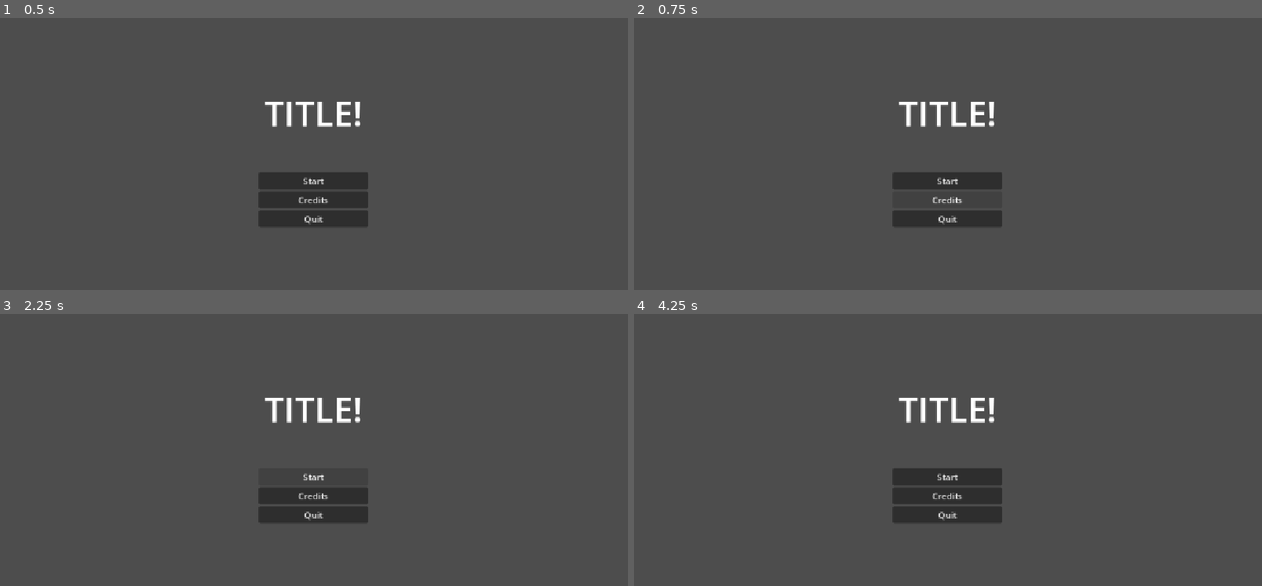
Above: before the commit, frames 1-4 (two rows, left to right).
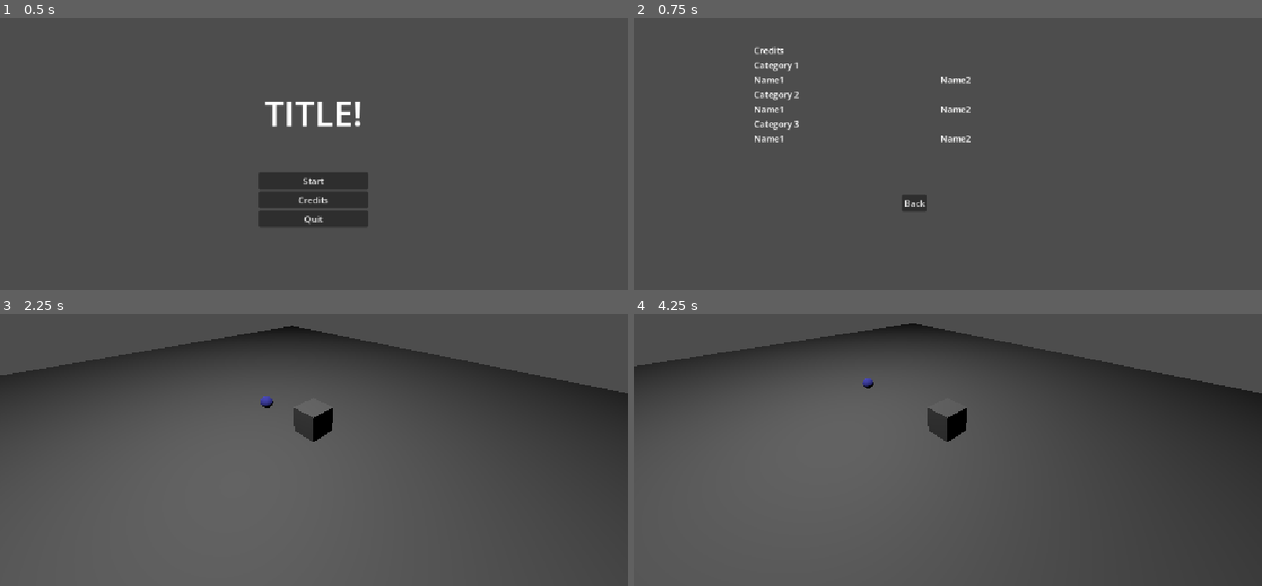
Above: after the commit, the same moments.

Repository: notred27/GMTK_2026
Game: Godot game, scene res://menus/main_menu.tscn
The game is run twice, just before and just after one commit, with the same random seed, the same clock (stepped at 60 frames per second) and the same inputs. This scene is started directly instead of the project's main scene.
Inputs (mouse positions are in pixels of both pictures, inside the frame that each line leads up to):
- Up to frame 1 (0.5 s): no input
- Up to frame 2 (0.75 s): click "Credits" at 0.5 s
- Up to frame 3 (2.25 s): click (282, 498) at 1.25 s, where only the run after the commit has a clickable "Back"; click "Start" at 2 s
- Up to frame 4 (4.25 s): click (948, 477) at 2.75 s, where only the run before the commit has a clickable "Start"; tap Enter at 3.5 s; move the mouse to (1086, 392) at 3.52 s; hold D (right) from 3.53 s (still down); tap E (interact) at 3.6 s

Frame 1 is identical in both runs. In frame 2, 3.6% of the frame differs, in the area x 19-59%, y 10-77%; in frame 3, 12%; in frame 4, 13%, in the area x 0-100%, y 3-78%.

Commit message:
Added menu screens
Also started an energy timer for the player, will connect logic to the sky

Diff:
--- a/gmtk-2026/main.tscn
+++ b/gmtk-2026/main.tscn
@@ -2,7 +2,6 @@
 
 [ext_resource type="PackedScene" uid="uid://c3cmojtfo1iom" path="res://player/Player.tscn" id="1_ig7tw"]
 [ext_resource type="PackedScene" uid="uid://cmxwffrtmbuiy" path="res://interaction/interactable.tscn" id="2_0xm2m"]
-[ext_resource type="PackedScene" uid="uid://duect7eyt6anm" path="res://sky.tscn" id="3_h2yge"]
 
 [sub_resource type="BoxShape3D" id="BoxShape3D_68yga"]
 size = Vector3(35.823547, 1, 35.888046)
@@ -33,5 +32,3 @@
 transform = Transform3D(1, 0, 0, 0, 1, 0, 0, 0, 1, 0, 10.75487, 0)
 light_energy = 4.467
 omni_range = 32.097954
-
-[node name="Sky" parent="." unique_id=1510585989 instance=ExtResource("3_h2yge")]
--- /dev/null
+++ b/gmtk-2026/menus/credits_menu.gd
@@ -0,0 +1,5 @@
+extends Control
+
+
+func _on_back_to_title_pressed() -> void:
+	get_tree().change_scene_to_file("res://menus/main_menu.tscn")
--- /dev/null
+++ b/gmtk-2026/menus/credits_menu.gd.tscn
@@ -0,0 +1,93 @@
+[gd_scene format=3 uid="uid://cxi11tux61fiu"]
+
+[ext_resource type="Script" uid="uid://fsy72tpoxum5" path="res://menus/credits_menu.gd" id="1_iixdl"]
+
+[node name="CreditsMenu_gd" type="Control" unique_id=904517153]
+layout_mode = 3
+anchors_preset = 0
+script = ExtResource("1_iixdl")
+
+[node name="VBoxContainer" type="VBoxContainer" parent="." unique_id=1889866766]
+layout_mode = 1
+anchors_preset = 14
+anchor_top = 0.5
+anchor_right = 1.0
+anchor_bottom = 0.5
+offset_left = 220.0
+offset_top = 44.0
+offset_right = 899.0
+offset_bottom = 534.0
+grow_horizontal = 2
+grow_vertical = 2
+alignment = 1
+
+[node name="Credits" type="Label" parent="VBoxContainer" unique_id=477545831]
+layout_mode = 2
+text = "Credits"
+
+[node name="Cat1" type="Label" parent="VBoxContainer" unique_id=882972778]
+layout_mode = 2
+text = "Category 1"
+
+[node name="CreditRow1" type="GridContainer" parent="VBoxContainer" unique_id=1490010058]
+layout_mode = 2
+size_flags_vertical = 4
+columns = 2
+
+[node name="Label" type="Label" parent="VBoxContainer/CreditRow1" unique_id=1464603979]
+layout_mode = 2
+size_flags_horizontal = 3
+text = "Name1"
+
+[node name="Label2" type="Label" parent="VBoxContainer/CreditRow1" unique_id=215944624]
+layout_mode = 2
+size_flags_horizontal = 3
+text = "Name2"
+
+[node name="Cat2" type="Label" parent="VBoxContainer" unique_id=1162436334]
+layout_mode = 2
+text = "Category 2"
+
+[node name="CreditRow2" type="GridContainer" parent="VBoxContainer" unique_id=57515403]
+layout_mode = 2
+size_flags_vertical = 4
+columns = 2
+
+[node name="Label" type="Label" parent="VBoxContainer/CreditRow2" unique_id=2107147009]
+layout_mode = 2
+size_flags_horizontal = 3
+text = "Name1"
+
+[node name="Label2" type="Label" parent="VBoxContainer/CreditRow2" unique_id=106231179]
+layout_mode = 2
+size_flags_horizontal = 3
+text = "Name2"
+
+[node name="Cat3" type="Label" parent="VBoxContainer" unique_id=1391014200]
+layout_mode = 2
+text = "Category 3"
+
+[node name="CreditRow3" type="GridContainer" parent="VBoxContainer" unique_id=1840951286]
+layout_mode = 2
+size_flags_vertical = 4
+columns = 2
+
+[node name="Label" type="Label" parent="VBoxContainer/CreditRow3" unique_id=255938010]
+layout_mode = 2
+size_flags_horizontal = 3
+text = "Name1"
+
+[node name="Label2" type="Label" parent="VBoxContainer/CreditRow3" unique_id=645428224]
+layout_mode = 2
+size_flags_horizontal = 3
+text = "Name2"
+
+[node name="BackToTitle" type="Button" parent="." unique_id=1359585921]
+layout_mode = 0
+offset_left = 492.0
+offset_top = 473.0
+offset_right = 537.0
+offset_bottom = 504.0
+text = "Back"
+
+[connection signal="pressed" from="BackToTitle" to="." method="_on_back_to_title_pressed"]
--- /dev/null
+++ b/gmtk-2026/menus/main_menu.gd
@@ -0,0 +1,11 @@
+extends Control
+
+
+func _on_start_pressed() -> void:
+	get_tree().change_scene_to_file("res://main.tscn")
+
+func _on_credits_pressed() -> void:
+	get_tree().change_scene_to_file("res://menus/credits_menu.gd.tscn")
+
+func _on_quit_pressed() -> void:
+	get_tree().quit()
--- a/gmtk-2026/menus/main_menu.tscn
+++ b/gmtk-2026/menus/main_menu.tscn
@@ -1,4 +1,6 @@
 [gd_scene format=3 uid="uid://u775uyf0vir3"]
+
+[ext_resource type="Script" uid="uid://ds78i8lasirwf" path="res://menus/main_menu.gd" id="1_8gy84"]
 
 [node name="MainMenu" type="Control" unique_id=1621502207]
 layout_mode = 3
@@ -11,6 +13,7 @@
 grow_vertical = 2
 size_flags_horizontal = 3
 size_flags_vertical = 3
+script = ExtResource("1_8gy84")
 
 [node name="VBoxContainer" type="VBoxContainer" parent="." unique_id=158121024]
 custom_maximum_size = Vector2(200, -1)
@@ -57,3 +60,7 @@
 text = "TITLE!"
 horizontal_alignment = 1
 vertical_alignment = 1
+
+[connection signal="pressed" from="VBoxContainer/Start" to="." method="_on_start_pressed"]
+[connection signal="pressed" from="VBoxContainer/Credits" to="." method="_on_credits_pressed"]
+[connection signal="pressed" from="VBoxContainer/Quit" to="." method="_on_quit_pressed"]
--- a/gmtk-2026/player/Player.gd
+++ b/gmtk-2026/player/Player.gd
@@ -2,6 +2,10 @@
 
 @export var speed = 4
 @export var gravity = 2
+
+
+@export var energy = 100.0
+@export var energy_drain_rate = 5.0
 
 
 func move_player():
@@ -17,3 +21,9 @@
 func _physics_process(delta: float) -> void:
 	move_player()
 	move_and_slide()
+
+	drain_energy(delta)
+
+func drain_energy(delta: float) -> void:
+	energy = max(energy - energy_drain_rate * delta, 0.0)
+	#print(energy)
Not shown, added: gmtk-2026/menus/credits_menu.gd.uid
Not shown, added: gmtk-2026/menus/main_menu.gd.uid
